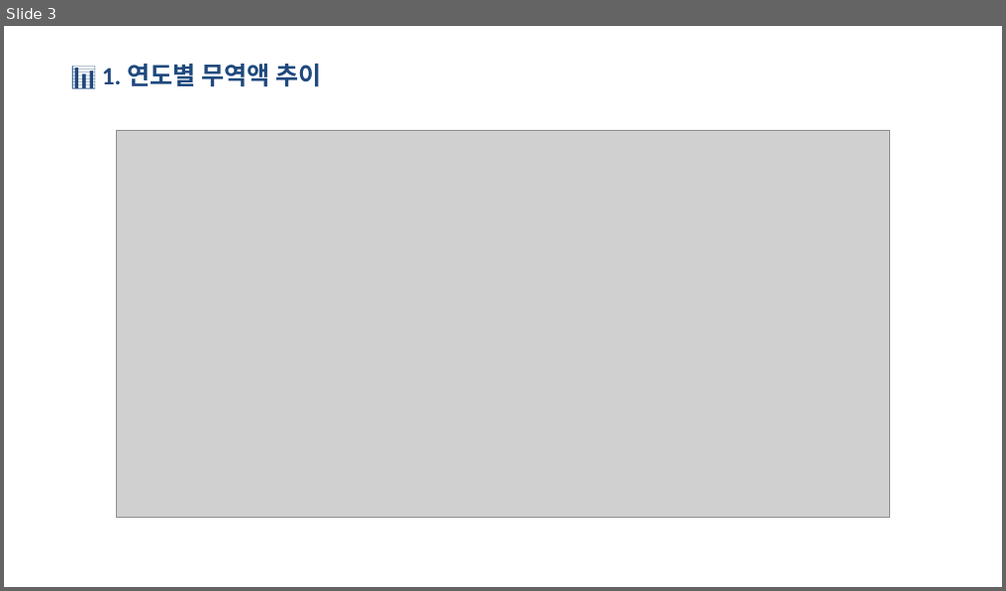
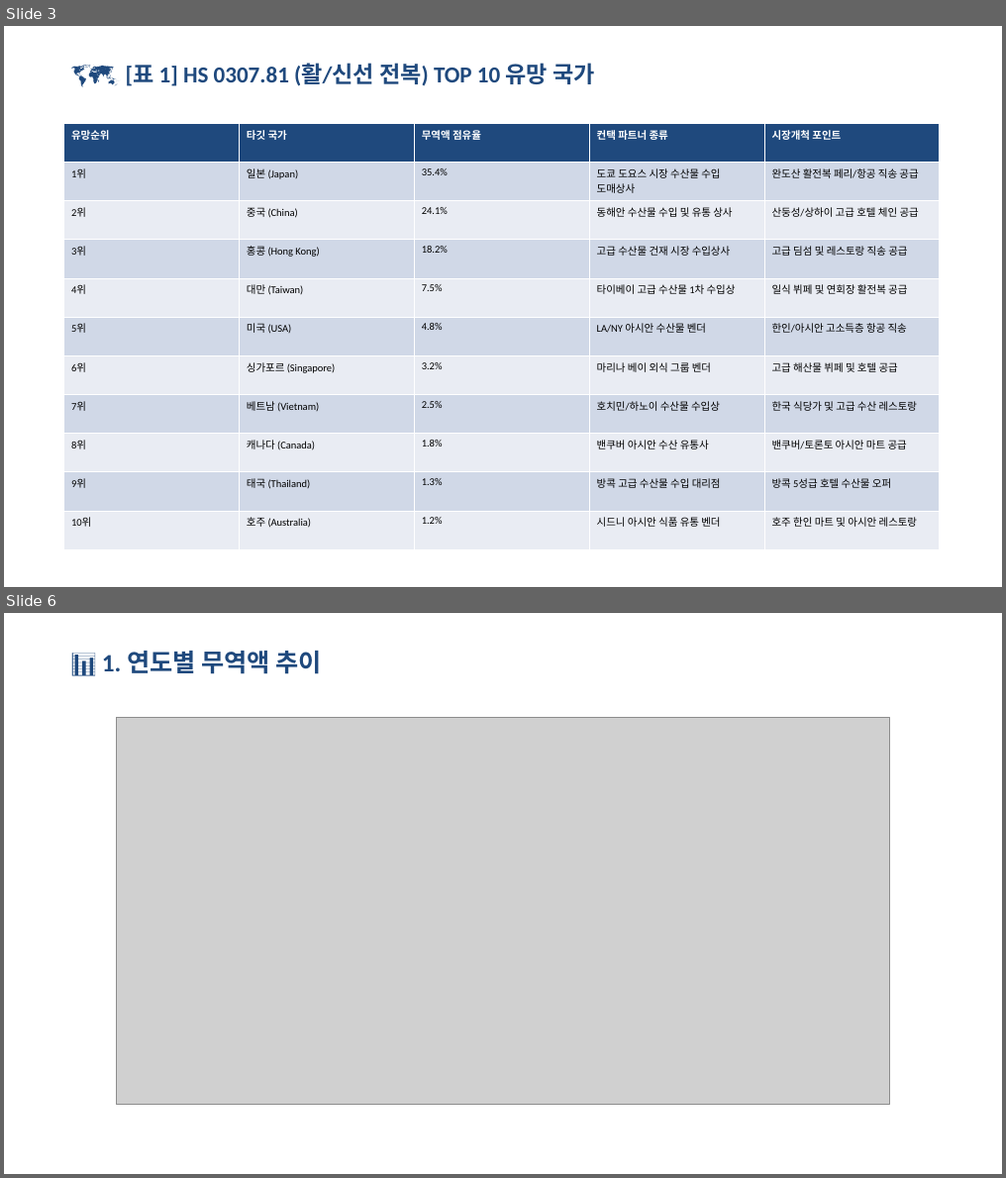
Before and after one commit to letsdoit5130/HYU_RSCH, a slide deck: BIZ-Jeonbok/reports/BIZ_Jeonbok_Market_Entry_Deck.pptx. Shown one above the other, each under a label of ours: slide 3 before the commit, slides 3 and 6 after it; the slides between them are not shown. The pictures are 1006x591 and 1006x1178 pixels, drawn with LibreOffice and Linux fonts; fonts in the diff are those of the drawing; grey boxes stand for pictures. Boxes give left, top, right and bottom in pixels: in the first picture for what was removed or moved away, otherwise in the second. Text is boxed around its words. In the diff, an @@ line names an element or a change of style, - is before the commit and + after.

```diff
--- a/BIZ-Jeonbok/reports/BIZ_Jeonbok_Market_Entry_Deck.pptx
+++ b/BIZ-Jeonbok/reports/BIZ_Jeonbok_Market_Entry_Deck.pptx
@@ slide 3 added at (4, 26, 1002, 587), background #FFFFFF @@
@@ text added at (133, 63, 594, 86), 22 pt, text #1F497D, bold @@
+🗺️ [표 1] HS 0307.81 (활/신선 전복) TOP 10 유망 국가
@@ table added at (63, 123, 940, 550), 11 rows, 5 columns @@
+유망순위 | 타깃 국가 | 무역액 점유율 | 컨택 파트너 종류 | 시장개척 포인트
+1위 | 일본 (Japan) | 35.4% | 도쿄 도요스 시장 수산물 수입 도매상사 | 완도산 활전복 페리/항공 직송 공급
+2위 | 중국 (China) | 24.1% | 동해안 수산물 수입 및 유통 상사 | 산둥성/상하이 고급 호텔 체인 공급
+3위 | 홍콩 (Hong Kong) | 18.2% | 고급 수산물 건재 시장 수입상사 | 고급 딤섬 및 레스토랑 직송 공급
+4위 | 대만 (Taiwan) | 7.5% | 타이베이 고급 수산물 1차 수입상 | 일식 뷔페 및 연회장 활전복 공급
+5위 | 미국 (USA) | 4.8% | LA/NY 아시안 수산물 벤더 | 한인/아시안 고소득층 항공 직송
+6위 | 싱가포르 (Singapore) | 3.2% | 마리나 베이 외식 그룹 벤더 | 고급 해산물 뷔페 및 호텔 공급
+7위 | 베트남 (Vietnam) | 2.5% | 호치민/하노이 수산물 수입상 | 한국 식당가 및 고급 수산 레스토랑
+8위 | 캐나다 (Canada) | 1.8% | 밴쿠버 아시안 수산 유통사 | 밴쿠버/토론토 아시안 마트 공급
+9위 | 태국 (Thailand) | 1.3% | 방콕 고급 수산물 수입 대리점 | 방콕 5성급 호텔 수산물 오퍼
+10위 | 호주 (Australia) | 1.2% | 시드니 아시안 식품 유통 벤더 | 호주 한인 마트 및 아시안 레스토랑
@@ what was slide 3 is now slide 6 @@
```
Also in this commit, not shown: 2 slides changed, 2 other slides added, 1 slide removed, 8 other files.
